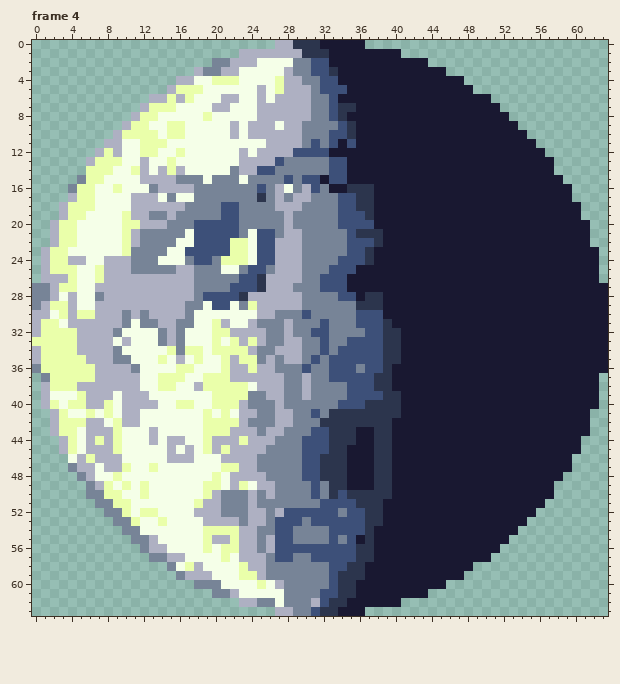
Edited in one commit: pixel-art file (moon.aseprite). The first picture shows the starting point.
64x64 pixels, 6 frames. Shown: frame 4. The commit also changed other frames, which this record leaves out.
Once edited:
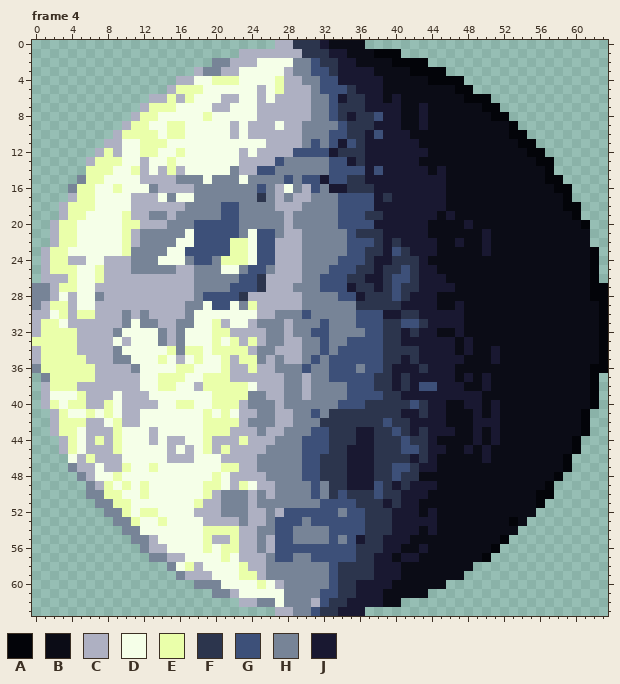
Palette (. is transparent): A #030409  B #0b0c16  C #aeb0c2  D #f5ffe8  E #eaffaa  F #2c354d  G #3d5079  H #778497  J #191831
Difference:
layer "Shadower" added
Changed rows in their new state; - is an unchanged pixel.
Frame 4, layers "Shadower", "Shadow":
first column x 32:
 0 -BBBB---------------------------
 1 ---BBBAAA-----------------------
 2 FF--BBBBAAAA--------------------
 3 ------BBBBAAAA------------------
 4 -------BBBBBAAAA----------------
 5 ---F---BBBBBBBBAA---------------
 6 ---FF--B-BBBBBBBAAA-------------
 7 ----F----BB-BBBBBBAA------------
 8 ----FFG--BB-BBBBBBBAA-----------
 9 ----FF---BB-BBBBBBBBBA----------
10 ----F-G---BBBBBBBBBBBAA---------
11 ----F------BBBBBBBBBBBAA--------
12 --FFF-------BBBBBBBBBBBAA-------
13 ----F------BBBBBBBBBBBBBAA------
14 ---GG-G-----B-BBBBBBBBBBBA------
15 ---FF---------BBBBBBBBBBBAA-----
16 --------------BBBBBBBBBBBBAA----
17 ----GG-F------BBBBBBBBBBBBBA----
18 ----GG--------BBBBBBBBBBBBBAA---
19 ------F------B-BBBBBBBBBBBBBA---
20 ------------BBBB-BBBBBBBBBBBBA--
21 ------------BBBBBB-BBBBBBBBBBB--
22 --------F----BB-BB-BBBBBBBBBBB--
23 ------F-GF---BBBBB-BBBBBBBBBBBA-
24 --------FFF-BBBBBBBBBBBBBBBBBBA-
25 ----FF-FFGF--BBBBBBBBBBBBBBBBBA-
26 ---FF--FGGF---BBBBBBBBBBBBBBBBA-
27 ----FF-FGFF----BBBBBBBBBBBBBBBAA
28 -------FGF---BBBBBBBBBBBBBBBBBAA
29 -------FF----BB-BBBBBBBBBBBBBBBA
30 ---------FF-----BBBBBBBBBBBBBBBA
31 --------FGGF----BBBBBBBBBBBBBBBA
32 ----------F--BB-BBBBBBBBBBBBBBBA
33 ---------------B-BBBBBBBBBBBBBBA
34 ---------FF----B-BB-BBBBBBBBBBBA
35 ----------F-----BBB-BBBBBBBBBBBA
36 -----------F---BBBBBBBBBBBBBBBAA
37 ---------F-----B-B-BBBBBBBBBBBA-
38 ---------F-GG---BB-BBBBBBBBBBBA-
39 ------------------BBBBBBBBBBBBA-
40 ---------FGF--BB--B-BBBBBBBBBBA-
41 -----------F--BBB-B-BBBBBBBBBA--
42 -------GFF----BBB---BBBBBBBBBA--
43 --------GF-F---BB-B-BBBBBBBBBA--
44 --------FGFF-BBBB-B-BBBBBBBBA---
45 --------FGGF--BB-B-BBBBBBBBBA---
46 --------FF-F-BBBBB-BBBBBBBBA----
47 --------GGF--BBBBBBBBBBBBBBA----
48 --------GFFBBBBBBBBBBBBBBBA-----
49 ------G--F---BBBBBBBBBBBBA------
50 ------G-F---BBBBBBBBBBBBAA------
51 --------F--BBBBBBBBBBBBBA-------
52 -------F---B-BBBBBBBBBBB--------
53 -------F-----BBBBBBBBAB---------
54 ------FF---B-BBBBBBBBB----------
55 ------F---BBBBBBBBBBA-----------
56 ------F--BB-BBBBBBBA------------
57 --------B--BBBBBBBA-------------
58 --F--F---BBBBBBBB---------------
59 -----F---BBBBBBB----------------
60 --------BBBBBB------------------
61 -------BBBBB--------------------
62 -------BB-----------------------
Where, in picture pixels (left, top, right, bottom), the same in both pictures:
changed: (320, 40, 608, 607)
